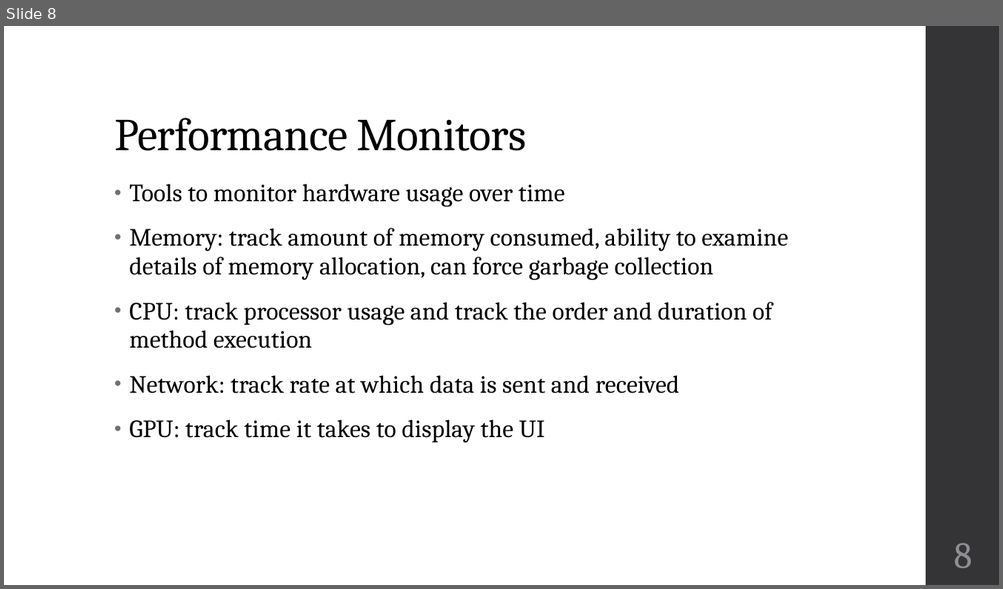
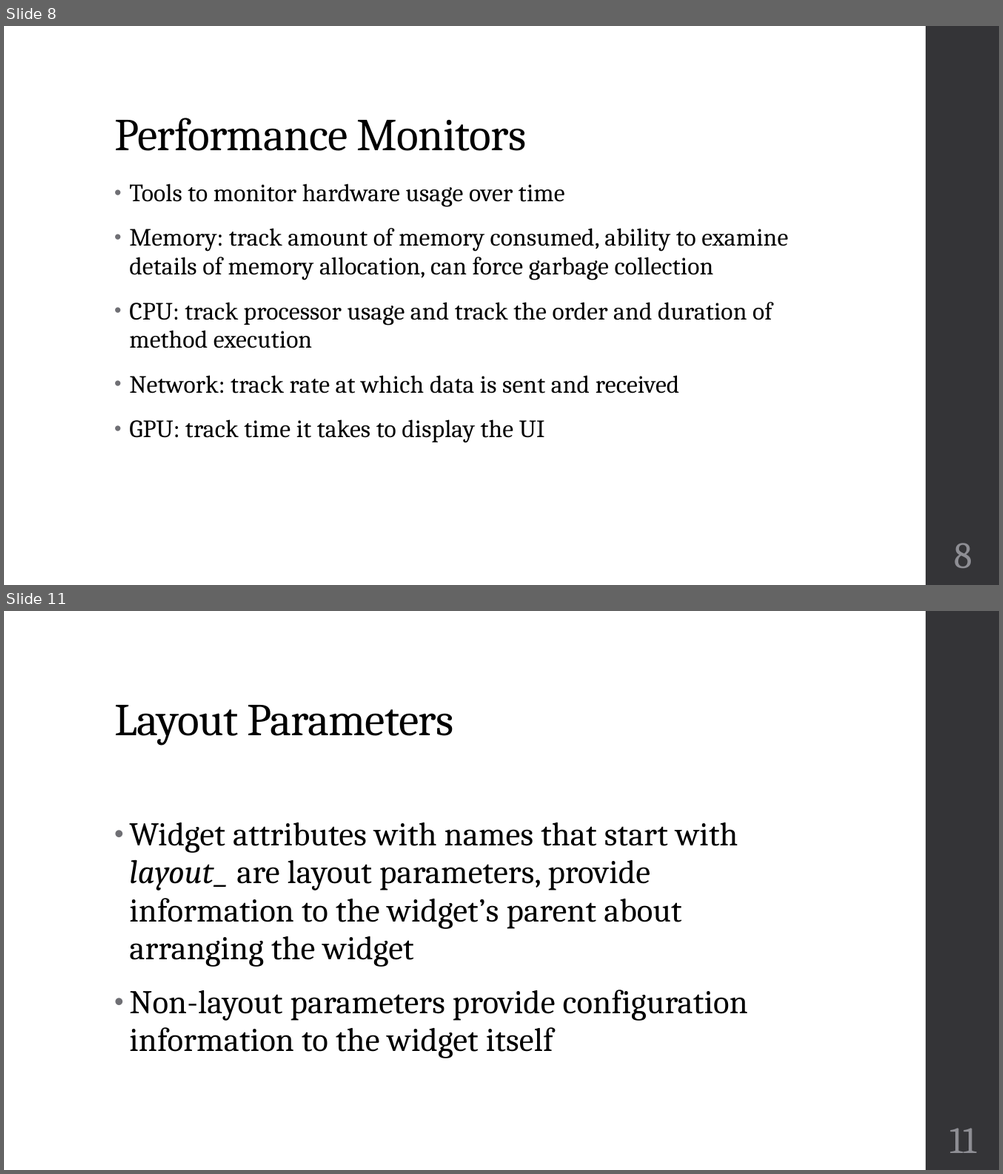
Before and after one commit to zarthur/CSCC-Android-Mobile-Applications-Notes, a slide deck: week_05/week_05.pptx. Shown one above the other, each under a label of ours: slide 8 before the commit, slides 8 and 11 after it; the slides between them are not shown. The pictures are 1003x589 and 1003x1174 pixels, drawn with LibreOffice and Linux fonts; fonts in the diff are those of the drawing. Boxes give left, top, right and bottom in pixels: in the first picture for what was removed or moved away, otherwise in the second. Text is boxed around its words. In the diff, an @@ line names an element or a change of style, - is before the commit and + after.

```diff
--- a/week_05/week_05.pptx
+++ b/week_05/week_05.pptx
@@ slide 11 added at [4,611,999,1170], background #FFFFFF; not listed: 1 template element that a slide beside it also shows @@
@@ title added at [114,705,453,745], 44 pt, text #000000 @@
+Layout Parameters
@@ text added at [129,823,748,1059], 32 pt, text #000000 @@
+• Widget attributes with names that start with layout_ are layout parameters, provide information to the widget’s parent about arranging the widget
+• Non-layout parameters provide configuration information to the widget itself
@@ page number added at [949,1128,976,1153], 36 pt, text #8E8E94 @@
+11
```
Also in this commit, not shown: 2 slides changed, 3 other slides added, 14 other files.
